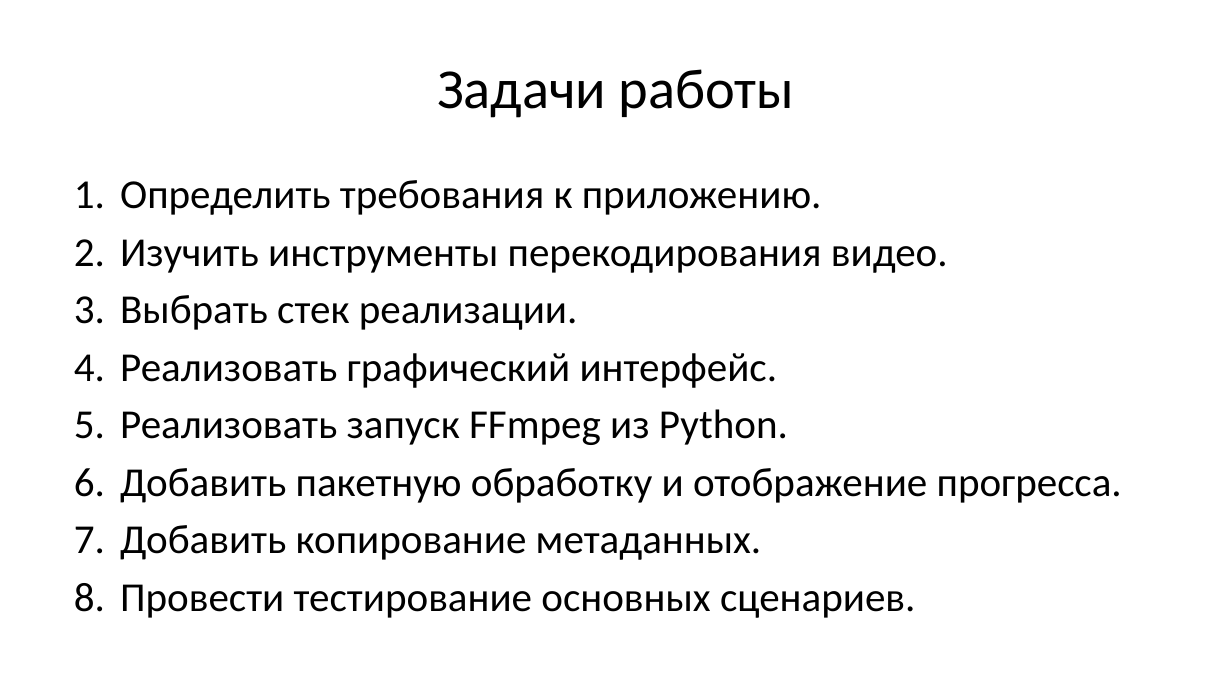
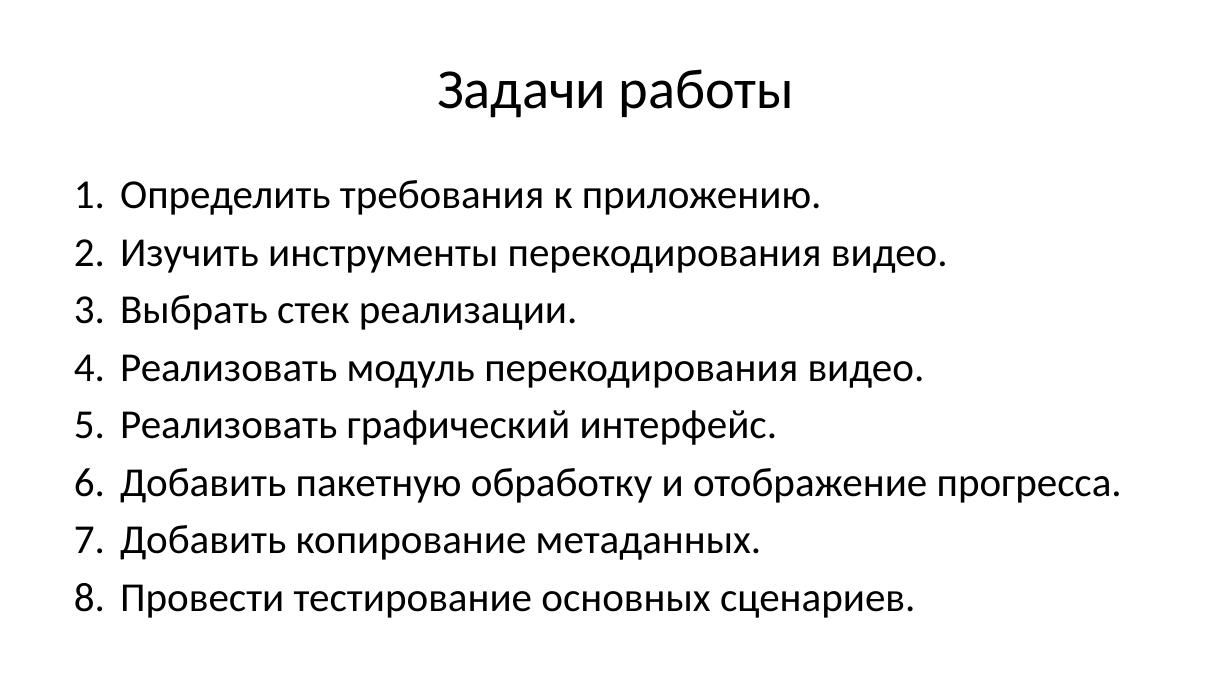
Before and after one commit to Wool5443/Study-data, a slide deck: slide 5 of Programming/Project/presentation/floppy-defense.odp. Drawn at 1232x693 pixels with LibreOffice and Linux fonts; fonts in the diff are those of the drawing. Boxes give left, top, right and bottom in pixels: in the first picture for what was removed or moved away, otherwise in the second. Text is boxed around its words. In the diff, an @@ line names an element or a change of style, - is before the commit and + after.

```diff
--- a/Programming/Project/presentation/floppy-defense.odp
+++ b/Programming/Project/presentation/floppy-defense.odp
@@ text at [120,354,925,388]: paragraph added @@
+4. Реализовать модуль перекодирования видео.
@@ text at [120,409,788,445]: paragraph removed @@
-5. Реализовать запуск FFmpeg из Python.
```
Also in this commit, not shown: 13 other slides changed, 4 slides removed, 3 other files.
